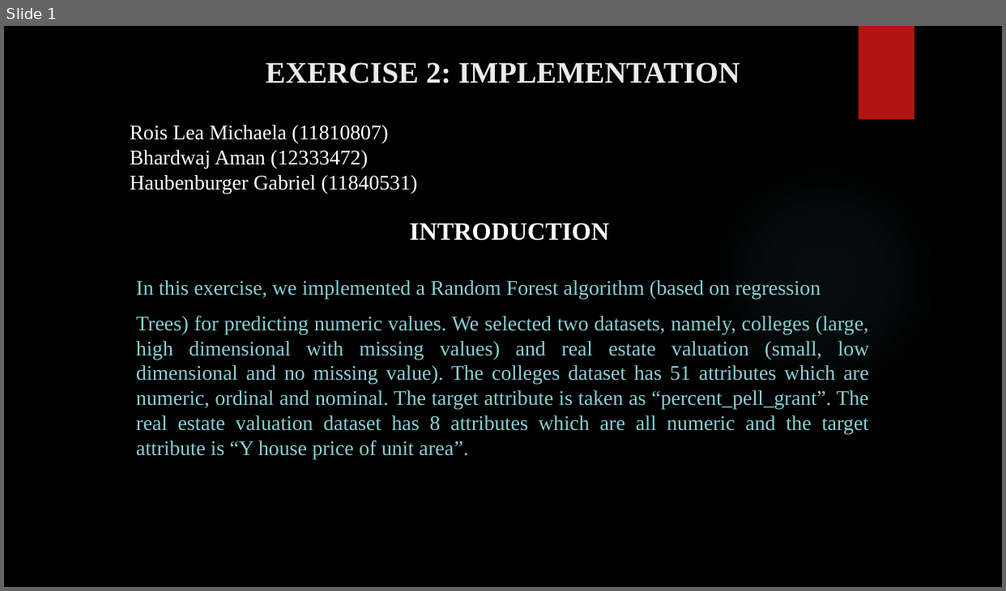
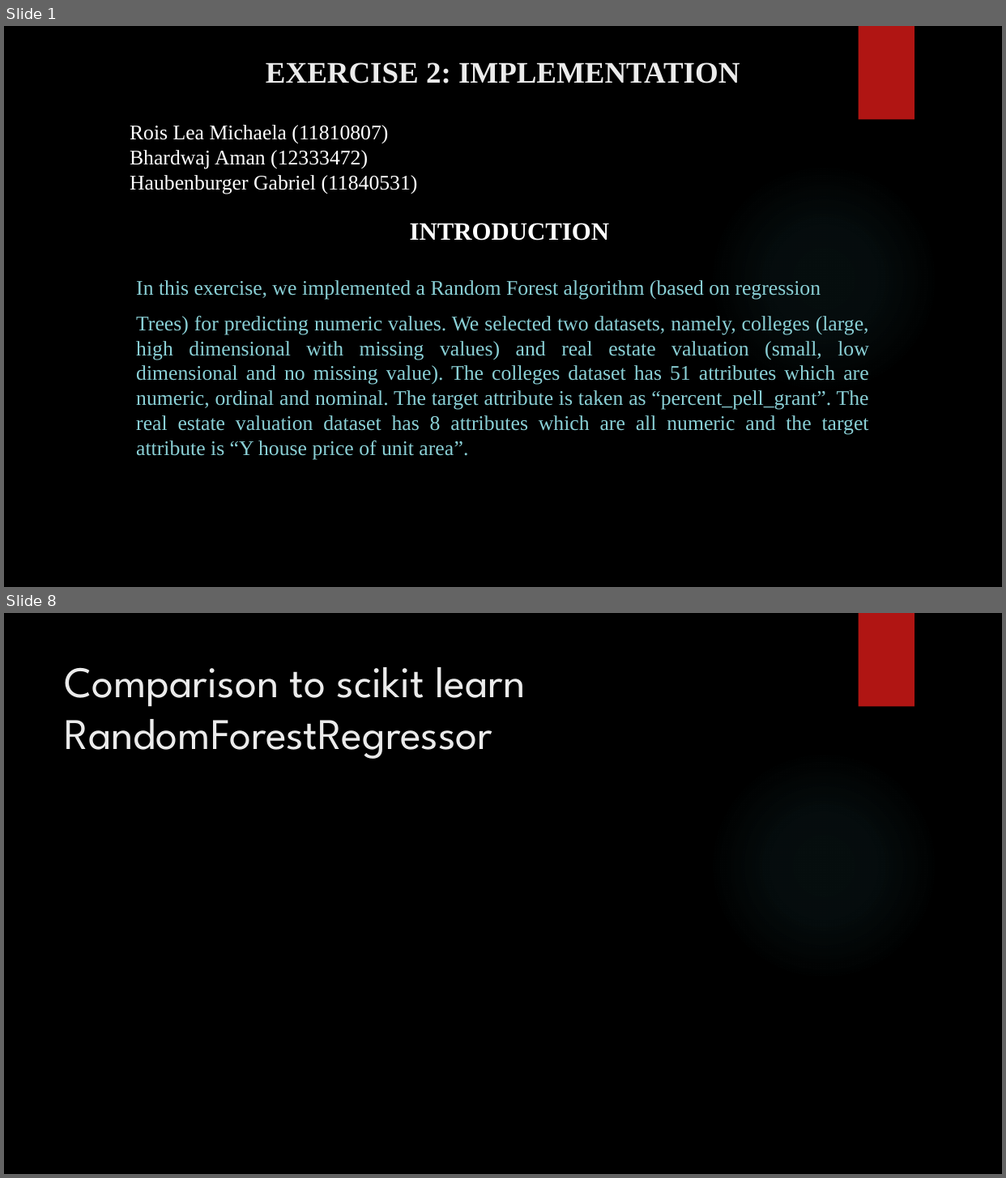
Before and after one commit to amanfc7/Machine-Learaning, a slide deck: ex2/Exercise_2_ppt.pptx. Shown one above the other, each under a label of ours: slide 1 before the commit, slides 1 and 8 after it; the slides between them are not shown. The pictures are 1006x591 and 1006x1178 pixels, drawn with LibreOffice and Linux fonts; fonts in the diff are those of the drawing; background and template pictures are left out. Boxes give left, top, right and bottom in pixels: in the first picture for what was removed or moved away, otherwise in the second. Text is boxed around its words. In the diff, an @@ line names an element or a change of style, - is before the commit and + after.

```diff
--- a/ex2/Exercise_2_ppt.pptx
+++ b/ex2/Exercise_2_ppt.pptx
@@ slide 8 added at [4,613,1002,1174], background picture (left out); not listed: 2 template elements that a slide beside it also shows @@
@@ title added at [65,667,525,759], 42 pt, text #EBEBEB @@
+Comparison to scikit learn RandomForestRegressor
```
Also in this commit, not shown: 12 other slides added, 4 other files.
